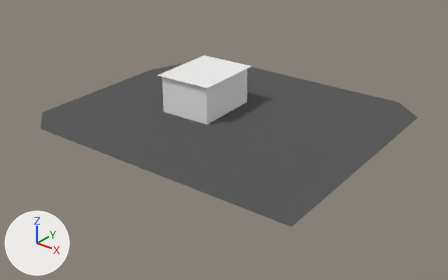
A saved change to the glTF model public/twins/chatt/models/market-court-chattanooga-tn.glb.
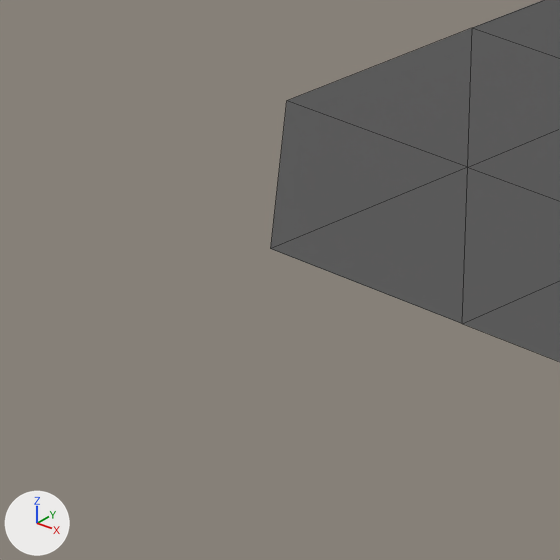
The first picture shows the older version from a 50 mm lens placed at (179.1, -227.3, 126.0), pointed at (4.2, -8.7, -9.5). The close-ups show the older and then the newer version on the part from 2% to 16% of the width and 36% to 58% of the height of that picture. Only the edits that show in the close-ups are written down. Every picture has the same lights, and +X, +Y and +Z are marked at lower left. The close-ups show mesh edges as thin lines. Where no turn or scale is listed for an object, it has been applied to the vertices. Vertices at exactly the same position are counted once.
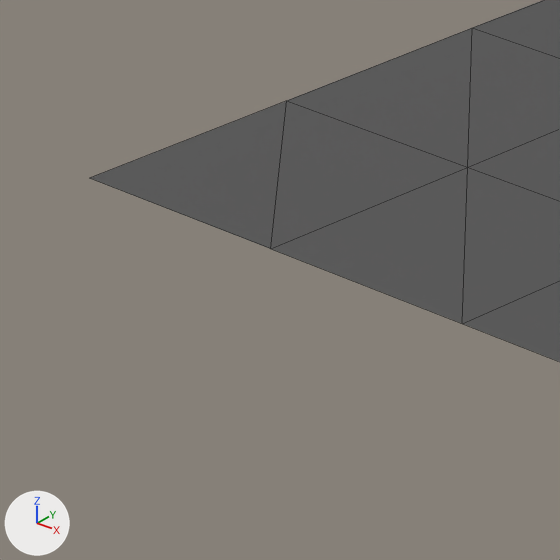
Where the newer file only moved an object's origin or applied its transform, the numbers keep the older frame.

Boxes (x1, y1, x2, y2) around the edits, measured in the close-ups (560 x 560 px):
'Mesh_0', reshaped
    before: (271, 0, 560, 362)
    after: (91, 0, 560, 362)
part 1 of me_mesh_0, added
    after: (91, 101, 287, 249)

Diff of the bpy script that builds the scene:
```diff
--- a/public/twins/chatt/models/market-court-chattanooga-tn.glb.py
+++ b/public/twins/chatt/models/market-court-chattanooga-tn.glb.py
@@ me_mesh_0 @@
 # used by ob_mesh_0; location = (0.68, 0.0, 0.0)
 # verts and faces of me_mesh_0; kept vertices keep their numbers, new ones are numbered from 115
 # before: 2 (-61.0, -70.0, 0.0) at pixel (270, 248), 16 (-77.0, -57.0, 0.0) at pixel (286, 100)
-me_mesh_0.from_pydata(...)  # 115 vertices, 193 faces; spans x -80.0..80.0, y -70.0..70.0, z 0.0
+me_mesh_0.from_pydata(...)  # 118 vertices, 196 faces; spans x -81.0..80.0, y -70.0..70.0, z 0.0
+# me_mesh_0 part 1
+verts[115] = (-77.0, -70.0, 0.0)  # pixel (89, 178)
+faces += [(2, 16, 115)]
+# other edits to the shape of me_mesh_0 do not show in these pictures
 me_mesh_0.materials.append(mat_palettematerial001)
```
